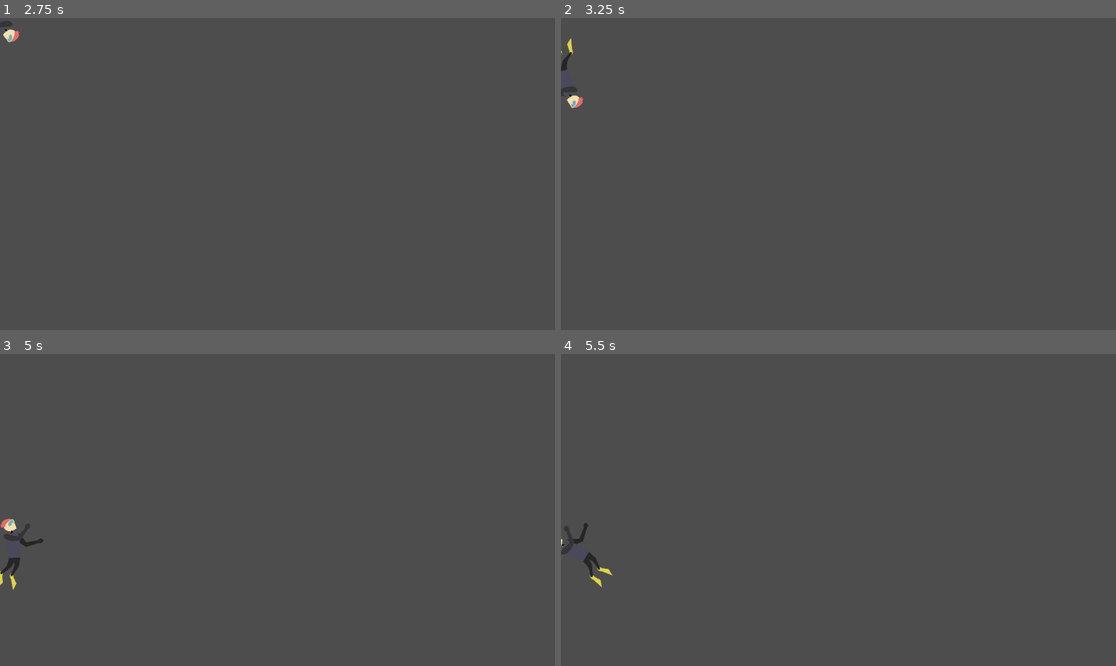
Above: before the commit, frames 1-4 (two rows, left to right).
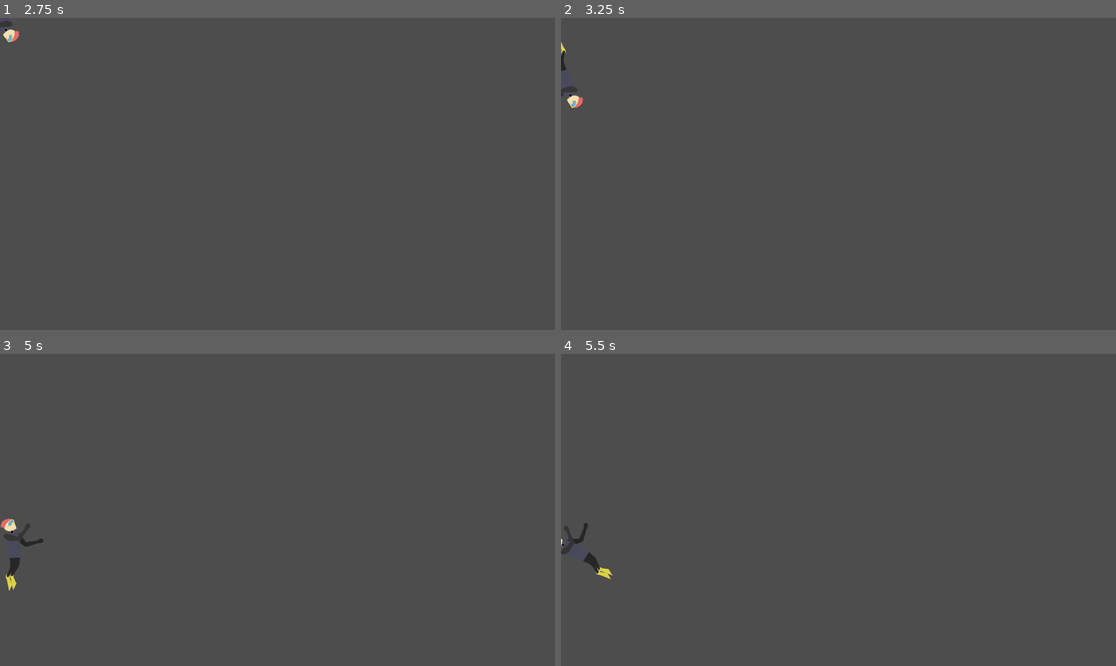
Above: after the commit, the same moments.

Repository: johannes-p/DeepDive
Game: Godot game, scene res://scenes/player.tscn
The game is run twice, just before and just after one commit, with the same random seed, the same clock (stepped at 60 frames per second) and the same inputs. The project has no main scene, so this scene is started directly.
Inputs:
- Up to frame 1 (2.75 s): tap Enter at 0.5 s; hold D (move_right) 0.53-1.28 s; hold A (move_left) 1.28-2.03 s; hold D (move_right) from 2.03 s (still down)
- Up to frame 2 (3.25 s): release D (move_right) at 2.78 s; hold W (move_forward) from 2.78 s (still down)
- Up to frame 3 (5 s): release W (move_forward) at 3.53 s; hold A (move_left) from 3.53 s (still down)
- Up to frame 4 (5.5 s): keep holding A (move_left)

Frame 1 is identical in both runs. In frame 2, less than 0.1% of the frame differs, in the area x 0-3%, y 6-17%; in frame 3, 0.1%; in frame 4, 0.1%, in the area x 4-10%, y 65-75%.

Commit message:
add player animation

Diff:
--- a/scenes/player.tscn
+++ b/scenes/player.tscn
@@ -12,6 +12,142 @@
 radius = 99.9841
 height = 478.162
 
+[sub_resource type="Animation" id="Animation_7degj"]
+resource_name = "swim"
+loop_mode = 1
+tracks/0/type = "value"
+tracks/0/imported = false
+tracks/0/enabled = true
+tracks/0/path = NodePath("torso/leg_l:rotation")
+tracks/0/interp = 1
+tracks/0/loop_wrap = true
+tracks/0/keys = {
+"times": PackedFloat32Array(0, 0.5, 1),
+"transitions": PackedFloat32Array(1, 1, 1),
+"update": 0,
+"values": [0.0, 0.436332, 0.0]
+}
+tracks/1/type = "value"
+tracks/1/imported = false
+tracks/1/enabled = true
+tracks/1/path = NodePath("torso/leg_r:rotation")
+tracks/1/interp = 1
+tracks/1/loop_wrap = true
+tracks/1/keys = {
+"times": PackedFloat32Array(0, 0.5, 1),
+"transitions": PackedFloat32Array(1, 1, 1),
+"update": 0,
+"values": [0.351888, -0.0837758, 0.351888]
+}
+tracks/2/type = "value"
+tracks/2/imported = false
+tracks/2/enabled = true
+tracks/2/path = NodePath("torso/arm_l:rotation")
+tracks/2/interp = 1
+tracks/2/loop_wrap = true
+tracks/2/keys = {
+"times": PackedFloat32Array(0),
+"transitions": PackedFloat32Array(1),
+"update": 0,
+"values": [0.436332]
+}
+tracks/3/type = "value"
+tracks/3/imported = false
+tracks/3/enabled = true
+tracks/3/path = NodePath("torso/arm_r:rotation")
+tracks/3/interp = 1
+tracks/3/loop_wrap = true
+tracks/3/keys = {
+"times": PackedFloat32Array(0),
+"transitions": PackedFloat32Array(1),
+"update": 0,
+"values": [1.0472]
+}
+
+[sub_resource type="Animation" id="Animation_pvt6t"]
+resource_name = "idle"
+length = 6.0
+loop_mode = 1
+tracks/0/type = "value"
+tracks/0/imported = false
+tracks/0/enabled = true
+tracks/0/path = NodePath("torso/arm_l:rotation")
+tracks/0/interp = 1
+tracks/0/loop_wrap = true
+tracks/0/keys = {
+"times": PackedFloat32Array(0, 1, 2, 3, 4, 5),
+"transitions": PackedFloat32Array(1, 1, 1, 1, 1, 1),
+"update": 0,
+"values": [0.0, 0.0872665, 0.0, 0.0872665, 0.0, -0.0872665]
+}
+tracks/1/type = "value"
+tracks/1/imported = false
+tracks/1/enabled = true
+tracks/1/path = NodePath("torso/arm_r:rotation")
+tracks/1/interp = 1
+tracks/1/loop_wrap = true
+tracks/1/keys = {
+"times": PackedFloat32Array(0, 1, 2, 3, 4, 5),
+"transitions": PackedFloat32Array(1, 1, 1, 1, 1, 1),
+"update": 0,
+"values": [0.0, -0.0872665, 0.0, -0.0872665, 0.0, 0.0872665]
+}
+tracks/2/type = "value"
+tracks/2/imported = false
+tracks/2/enabled = true
+tracks/2/path = NodePath("torso/leg_l:rotation")
+tracks/2/interp = 1
+tracks/2/loop_wrap = true
+tracks/2/keys = {
+"times": PackedFloat32Array(0, 2, 4, 6),
+"transitions": PackedFloat32Array(1, 1, 1, 1),
+"update": 0,
+"values": [0.0, 0.0872665, -0.0872665, 0.0]
+}
+tracks/3/type = "value"
+tracks/3/imported = false
+tracks/3/enabled = true
+tracks/3/path = NodePath("torso/leg_r:rotation")
+tracks/3/interp = 1
+tracks/3/loop_wrap = true
+tracks/3/keys = {
+"times": PackedFloat32Array(0, 2, 4, 6),
+"transitions": PackedFloat32Array(1, 1, 1, 1),
+"update": 0,
+"values": [0.0, -0.0872665, 0.0872665, 0.0]
+}
+
+[sub_resource type="AnimationLibrary" id="AnimationLibrary_a8dpr"]
+_data = {
+"idle": SubResource("Animation_pvt6t"),
+"swim": SubResource("Animation_7degj")
+}
+
+[sub_resource type="AnimationNodeAnimation" id="AnimationNodeAnimation_82gui"]
+animation = &"idle"
+
+[sub_resource type="AnimationNodeAnimation" id="AnimationNodeAnimation_ms1ta"]
+animation = &"swim"
+
+[sub_resource type="AnimationNodeStateMachineTransition" id="AnimationNodeStateMachineTransition_5qdaj"]
+advance_mode = 2
+
+[sub_resource type="AnimationNodeStateMachineTransition" id="AnimationNodeStateMachineTransition_5oakr"]
+switch_mode = 1
+advance_mode = 2
+
+[sub_resource type="AnimationNodeStateMachineTransition" id="AnimationNodeStateMachineTransition_j4um6"]
+advance_mode = 2
+
+[sub_resource type="AnimationNodeStateMachine" id="AnimationNodeStateMachine_dv2lo"]
+states/End/position = Vector2(743, 100)
+states/Start/position = Vector2(185, 100)
+states/idle/node = SubResource("AnimationNodeAnimation_82gui")
+states/idle/position = Vector2(376, 100)
+states/swim/node = SubResource("AnimationNodeAnimation_ms1ta")
+states/swim/position = Vector2(524, 100)
+transitions = ["Start", "idle", SubResource("AnimationNodeStateMachineTransition_5qdaj"), "idle", "swim", SubResource("AnimationNodeStateMachineTransition_5oakr"), "swim", "End", SubResource("AnimationNodeStateMachineTransition_j4um6")]
+
 [node name="player" type="CharacterBody2D"]
 scale = Vector2(0.25, 0.25)
 script = ExtResource("1_ws1qp")
@@ -25,6 +161,7 @@
 
 [node name="arm_l" type="Node2D" parent="torso"]
 position = Vector2(87, -39)
+rotation = 0.0289964
 
 [node name="Sprite2D" type="Sprite2D" parent="torso/arm_l"]
 texture = ExtResource("1_b0wee")
@@ -32,6 +169,7 @@
 
 [node name="leg_l" type="Node2D" parent="torso"]
 position = Vector2(-43, 78)
+rotation = -0.0582701
 
 [node name="Sprite2D" type="Sprite2D" parent="torso/leg_l"]
 texture = ExtResource("2_dhj4v")
@@ -39,7 +177,7 @@
 
 [node name="leg_r" type="Node2D" parent="torso"]
 position = Vector2(-72, 60)
-rotation = 0.351888
+rotation = 0.0582701
 
 [node name="Sprite2D" type="Sprite2D" parent="torso/leg_r"]
 texture = ExtResource("2_dhj4v")
@@ -63,7 +201,17 @@
 
 [node name="arm_r" type="Node2D" parent="torso"]
 position = Vector2(9, -98)
+rotation = -0.0289964
 
 [node name="Sprite2D" type="Sprite2D" parent="torso/arm_r"]
 texture = ExtResource("5_dtack")
 offset = Vector2(97, 45)
+
+[node name="AnimationPlayer" type="AnimationPlayer" parent="."]
+libraries = {
+"": SubResource("AnimationLibrary_a8dpr")
+}
+
+[node name="AnimationTree" type="AnimationTree" parent="."]
+tree_root = SubResource("AnimationNodeStateMachine_dv2lo")
+anim_player = NodePath("../AnimationPlayer")
--- a/scripts/player.gd
+++ b/scripts/player.gd
@@ -14,7 +14,9 @@
 
 	if Input.is_action_pressed("move_forward"):
 		velocity = Vector2(1,0).rotated(rotation) * SPEED
+		$AnimationPlayer.current_animation = 'swim'
 	else:
 		velocity = lerp(velocity, Vector2.ZERO, FRICTION)
+		$AnimationPlayer.current_animation = 'idle'
 
 	move_and_slide()
Not shown: 1 places in scenes/player.tscn that only renumber resources
